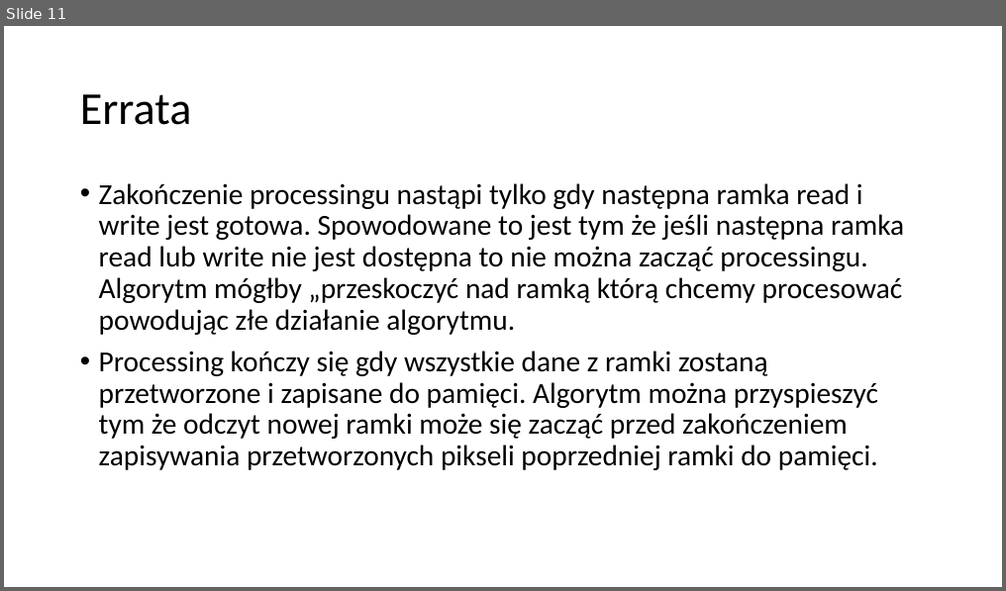
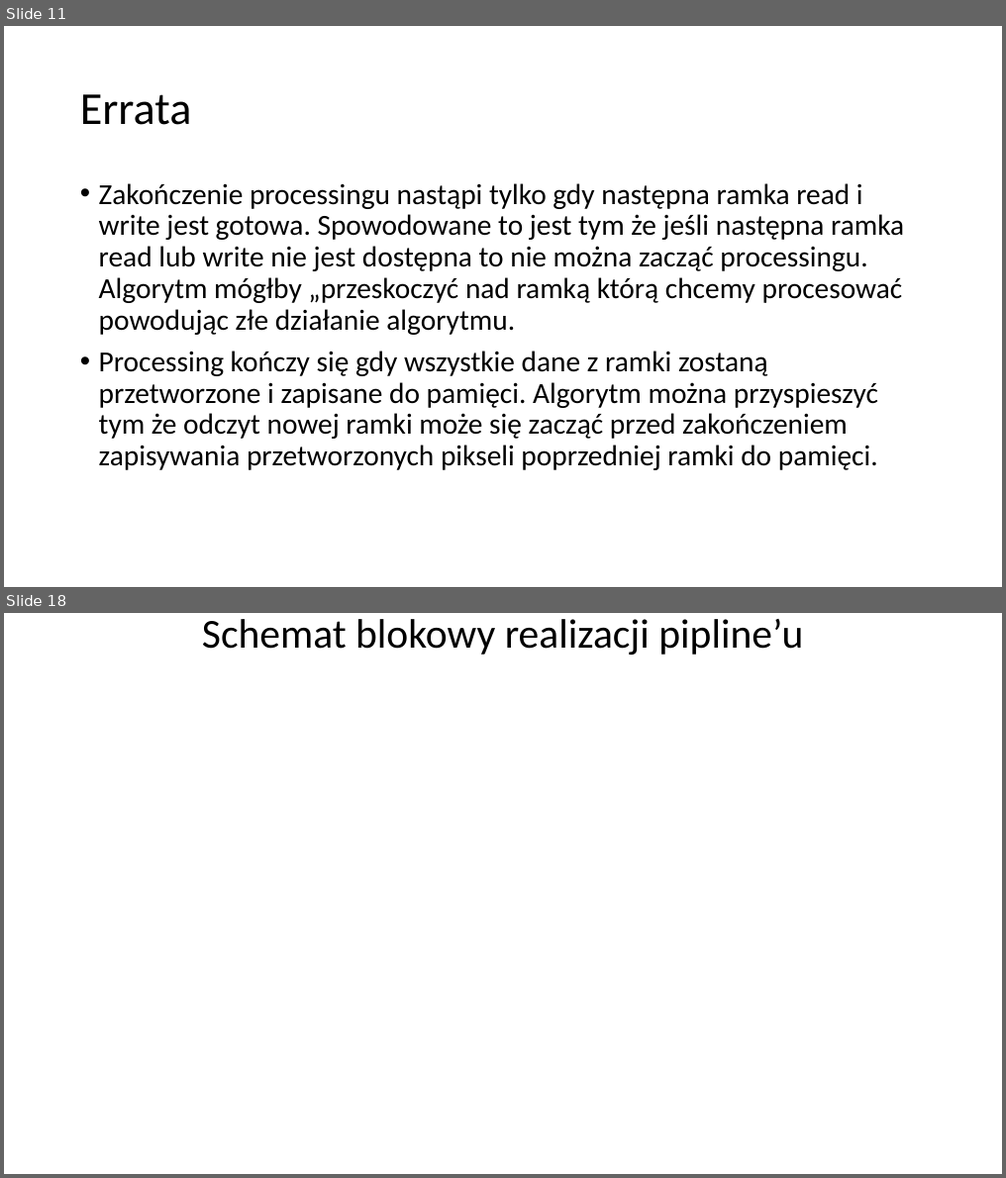
Before and after one commit to rfeiglewicz/SDWP_PROJECT, a slide deck: Prezentacja_splotowa_filtracja_obrazu.pptx. Shown one above the other, each under a label of ours: slide 11 before the commit, slides 11 and 18 after it; the slides between them are not shown. The pictures are 1006x591 and 1006x1178 pixels, drawn with LibreOffice and Linux fonts; fonts in the diff are those of the drawing. Boxes give left, top, right and bottom in pixels: in the first picture for what was removed or moved away, otherwise in the second. Text is boxed around its words. In the diff, an @@ line names an element or a change of style, - is before the commit and + after.

```diff
--- a/Prezentacja_splotowa_filtracja_obrazu.pptx
+++ b/Prezentacja_splotowa_filtracja_obrazu.pptx
@@ slide 18 added at box(4, 613, 1002, 1174), background #FFFFFF @@
@@ title added at box(202, 619, 803, 655), 39.6 pt, text #000000 @@
+Schemat blokowy realizacji pipline’u
```
Also in this commit, not shown: 6 other slides added, 1 slide removed, 2 other files.
